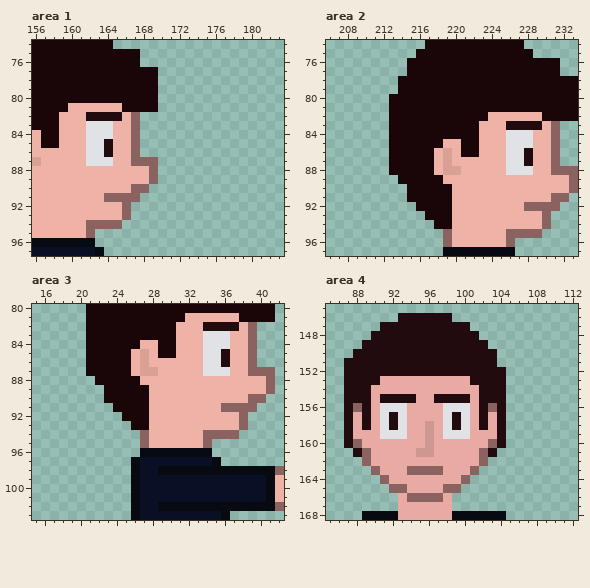
Edited in one commit: pixel-art file (assets/aseprite/player_shadows.aseprite). Above: the version before the commit.
256x288 pixels, 1 frame. Pixels under 10% opacity are left out. Colours within 5 levels of each other are drawn and written as one. Shown: area 1: x 156..183, y 74..97; area 2: x 206..233, y 74..97; area 3: x 15..42, y 80..103; area 4: x 85..112, y 145..168. The commit also changed other parts of the picture, which this record leaves out.
Once edited:
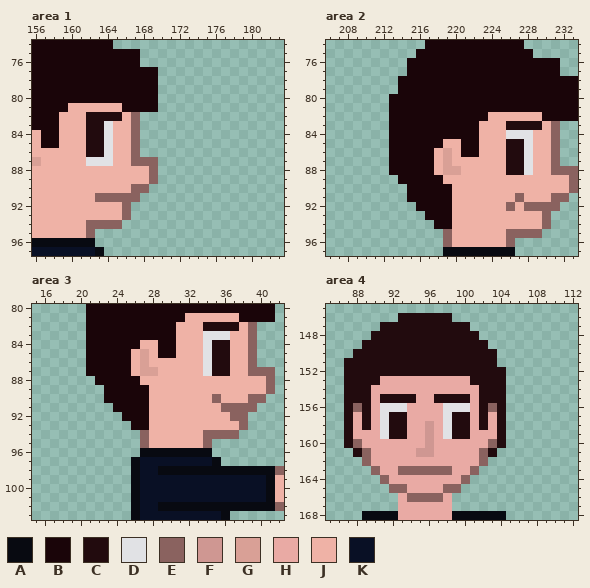
Palette (. is transparent): A #080a11  B #1a0509  C #220b0e  D #e1e2e5  E #8a625f  F #cf9792  G #d9a096  H #e9aaa4  J #efb2a6  K #091025
Changes in this commit:
layer "onShrooms" added
Area 1, layer "onShrooms":
y 83..84: x 162..163 DD -> CC
y 85..86: x 162..164 DDC -> CCD
y 91: x 163 J -> E
Area 2, layer "onShrooms":
y 85: x 226..227 DD -> CC
y 86..87: x 226..228 DDC -> CCD
y 88: x 226..227 DD -> CC
y 91: x 227 J -> E
y 92: x 226 J -> E
Area 3, layer "onShrooms":
y 84: x 35..36 DD -> CC
y 85..86: x 35 D -> C
y 87: x 35..36 DD -> CC
y 90: x 35 J -> E
y 92: x 37 J -> E
Area 4, layer "onShrooms":
y 157..158: x 93 D -> C; x 100 D -> C
y 159: x 92..93 DD -> CC; x 99..100 DD -> CC
y 163: x 93 H -> E; x 98 H -> E
